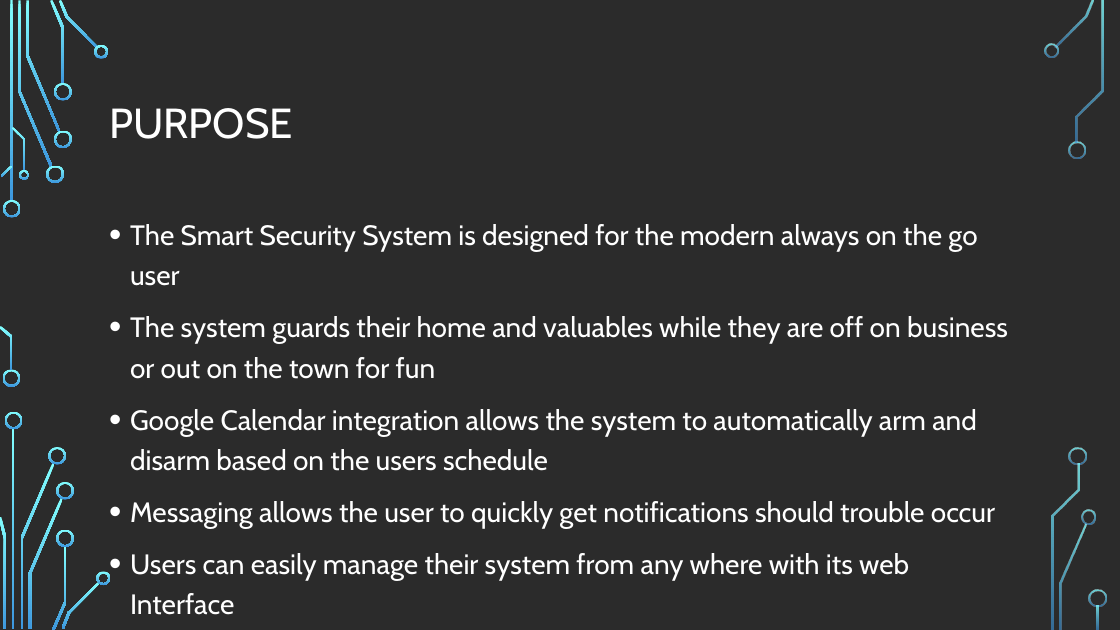
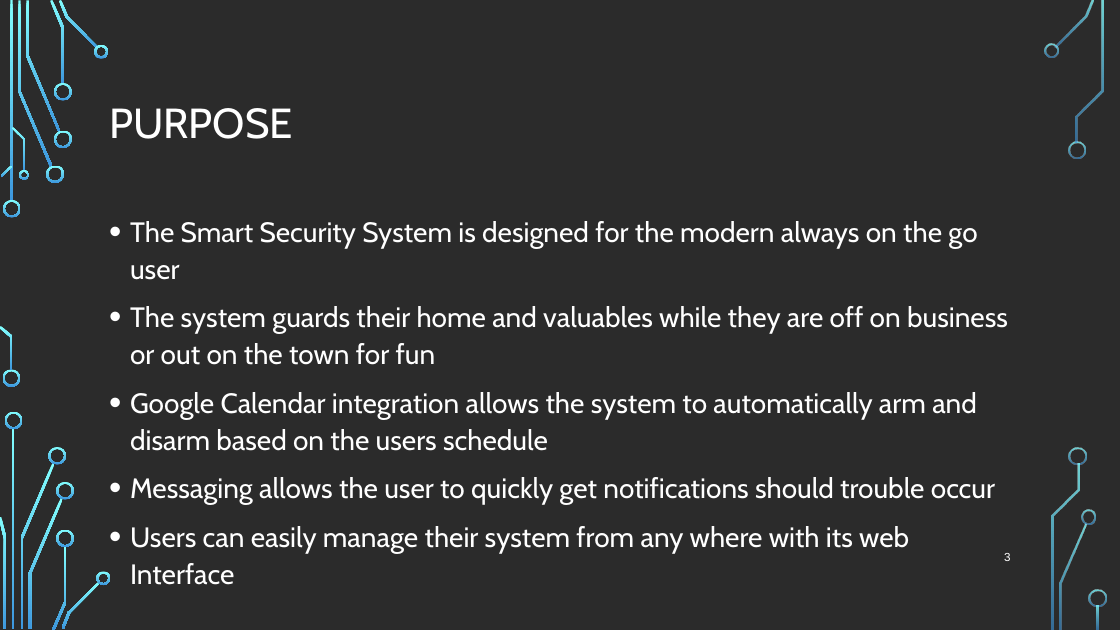
Before and after one commit to AdamCorbinFAUPhD/CEN5035-Software-Engineering-Course-Project, a slide deck: slide 3 of proposal/Smart Security System_presentation.pptx. Drawn at 1120x630 pixels with LibreOffice and Linux fonts; fonts in the diff are those of the drawing; background and template pictures are left out; a plain dark background stands for a picture behind light text. Boxes give left, top, right and bottom in pixels: in the first picture for what was removed or moved away, otherwise in the second. Text is boxed around its words. In the diff, an @@ line names an element or a change of style, - is before the commit and + after.

```diff
--- a/proposal/Smart Security System_presentation.pptx
+++ b/proposal/Smart Security System_presentation.pptx
@@ text "The Smart Security System is ..." at [130,221,1008,548]: line spacing 1.2 to 1.1 @@
@@ page number added at [1004,553,1010,561], 10 pt, text #FFFFFF @@
+3
```
Also in this commit, not shown: 8 other slides changed, 2 other files.
